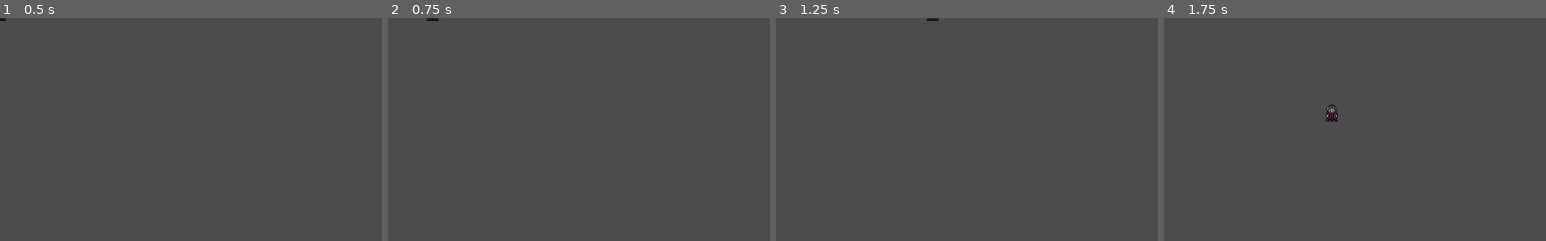
Above: before the commit, frames 1-4 (left to right).
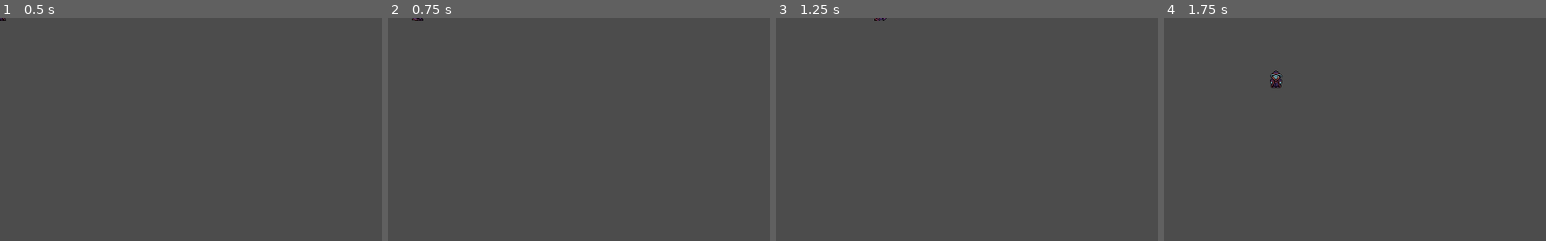
Above: after the commit, the same moments.

Repository: veech/cantation
Game: Godot game, scene res://Scenes/Player.tscn
Two runs of this game, one before a commit and one after it. Both use one fixed random seed, a clock stepped at 60 frames per second and the inputs below.
Inputs:
- Up to frame 1 (0.5 s): no input
- Up to frame 2 (0.75 s): tap Enter at 0.5 s; hold Right (right) from 0.53 s (still down)
- Up to frame 3 (1.25 s): keep holding Right (right)
- Up to frame 4 (1.75 s): tap Space at 1.25 s; release Right (right) at 1.28 s; hold Down (down) from 1.28 s (still down)
The pictures show only the part of the screen within x 0-50%, y 0-50%; the shares and areas given below are measured in that part.

Frame 1 is identical in both runs. In frame 2, less than 0.1% of the frame differs, in the area x 6-14%, y 0-2%; in frame 3, less than 0.1%; in frame 4, 0.4%, in the area x 27-46%, y 23-47%.

Commit message:
feat: basic walk animations for player movement

Diff:
--- a/Scripts/Player.gd
+++ b/Scripts/Player.gd
@@ -1,14 +1,30 @@
 extends KinematicBody2D
 
-const SPEED = 300
+const SPEED = 200
 
 var motion: Vector2 = Vector2(0, 0)
 
 func _physics_process(delta):
+	_move()
+	_animate()
+
+	move_and_slide(motion)
+
+func _move():
 	var x_direction: int = Input.get_action_strength("right") - Input.get_action_strength("left")
 	var y_direction: int = Input.get_action_strength("down") - Input.get_action_strength("up")
 
 	motion.x = x_direction * SPEED
 	motion.y = y_direction * SPEED
 
-	move_and_slide(motion)
+func _animate():
+	if motion.y < 0:
+		$AnimatedSprite.play("up_walk")
+	elif motion.y > 0:
+		$AnimatedSprite.play("down_walk")
+	elif motion.x < 0:
+		$AnimatedSprite.play("left_walk")
+	elif motion.x > 0:
+		$AnimatedSprite.play("right_walk")
+	else:
+		$AnimatedSprite.play("down_idle")
